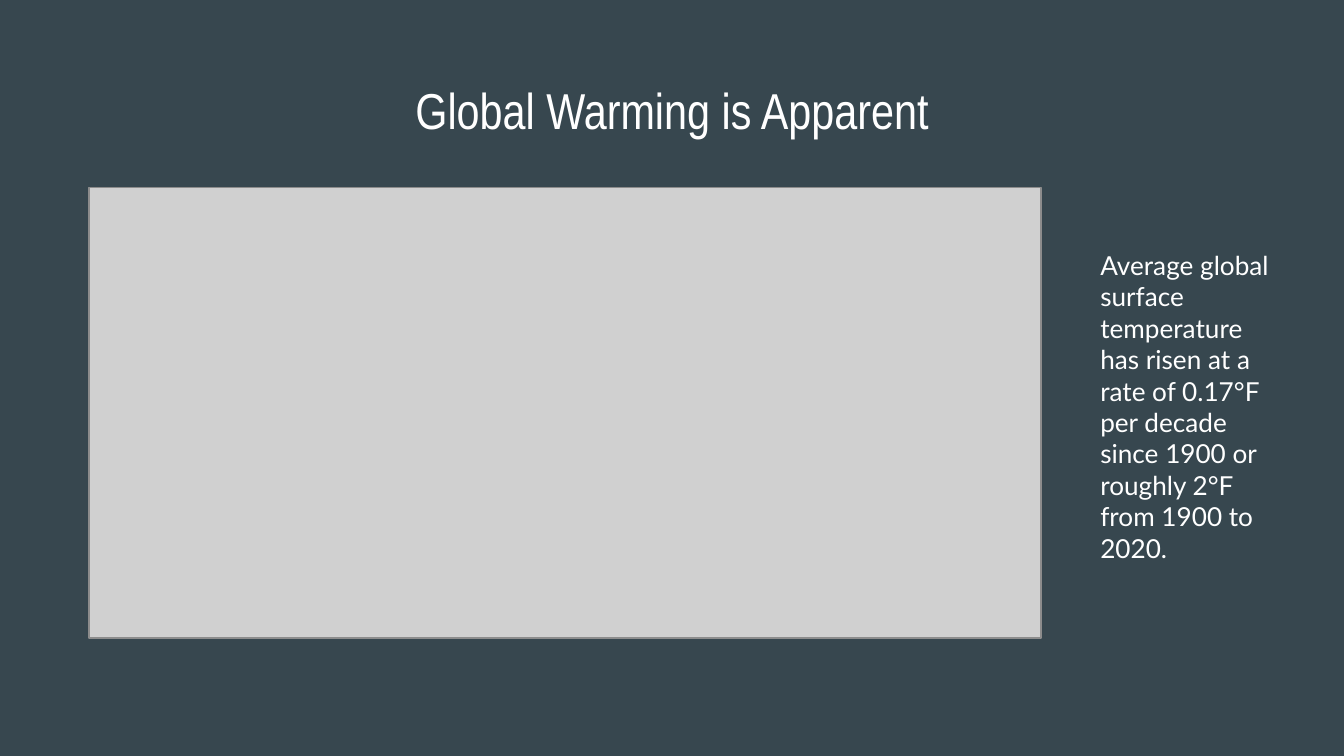
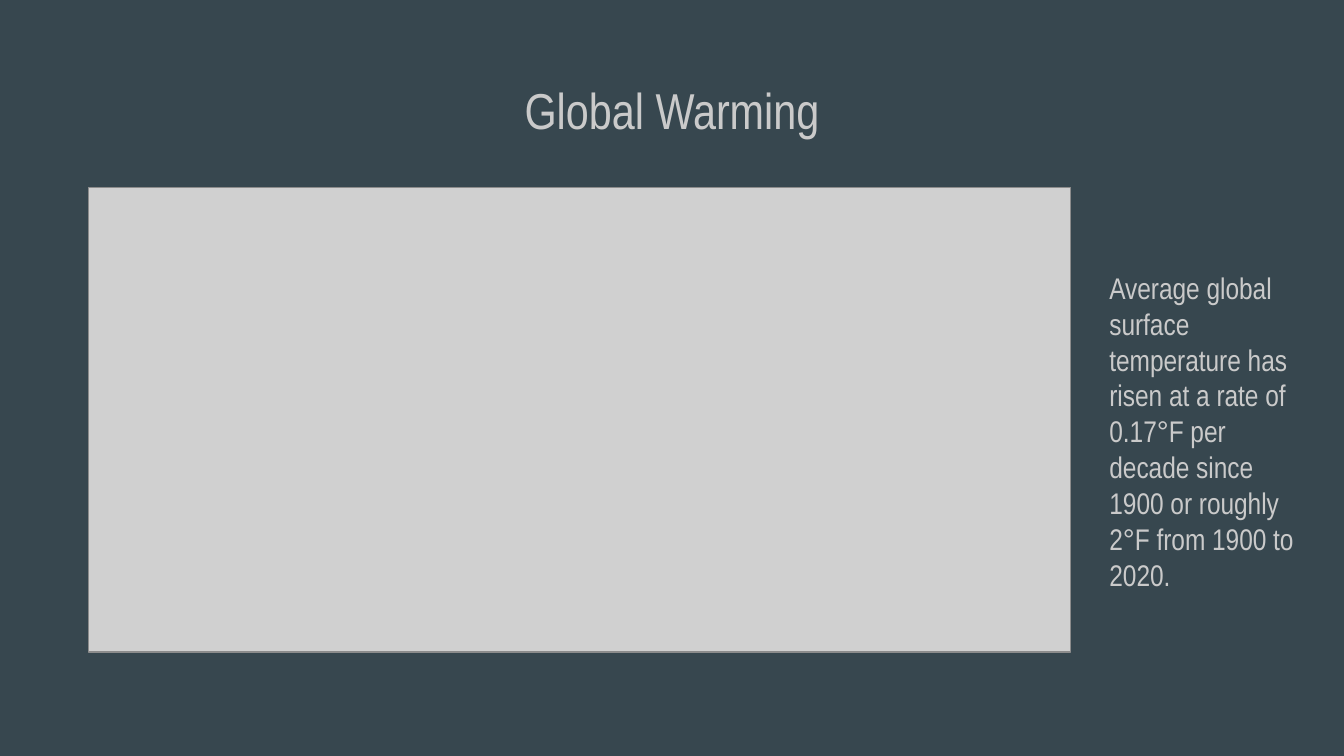
Before and after one commit to cwittmaack12/HurricaneProject, a slide deck: slide 3 of Historical Hurricane Analysis (1).pptx. Drawn at 1344x756 pixels with LibreOffice and Linux fonts; fonts in the diff are those of the drawing; grey boxes stand for pictures. Boxes give left, top, right and bottom in pixels: in the first picture for what was removed or moved away, otherwise in the second. Text is boxed around its words. In the diff, an @@ line names an element or a change of style, - is before the commit and + after.

```diff
--- a/Historical Hurricane Analysis (1).pptx
+++ b/Historical Hurricane Analysis (1).pptx
@@ title at [525,92,820,139]: text changed; text colour #FFFFFF to #CACACA @@
-Global Warming is Apparent
+Global Warming
@@ picture: place and size @@
-picture at [89,188,1040,638]
+picture at [89,188,1070,653]
@@ text "Average global surface temperature has ...": place and size @@
-text "Average global surface temperature has ..." at [1100,255,1268,558]
+text "Average global surface temperature has ..." at [1109,277,1293,586]
@@ text "Average global surface temperature has ..." at [1109,277,1293,586]: size 14 to 16 pt, font Lato to Arial Narrow, text colour #FFFFFF to #CACACA @@
```
Also in this commit, not shown: 11 other slides changed, 5 slides added, 7 slides removed, 7 other files.
